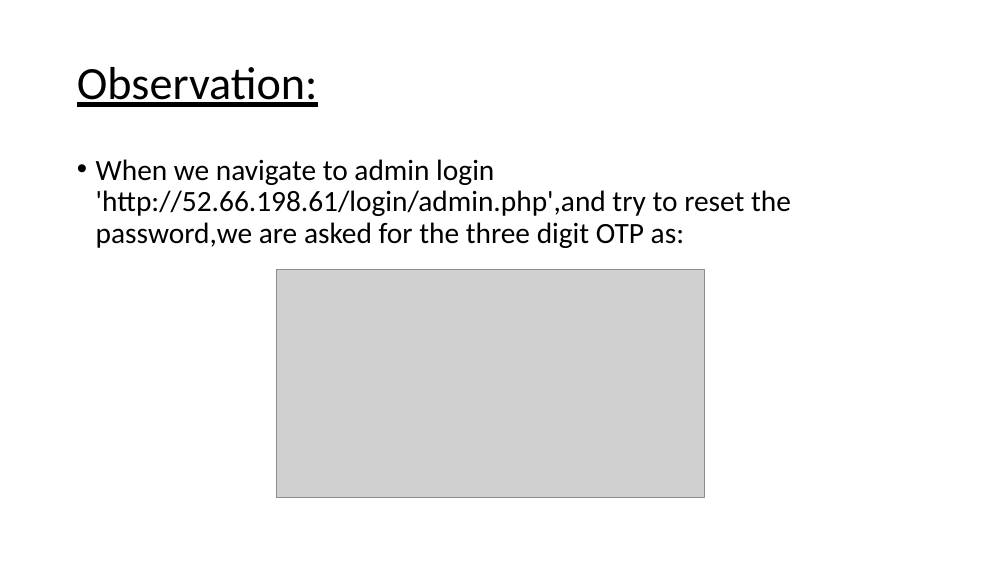
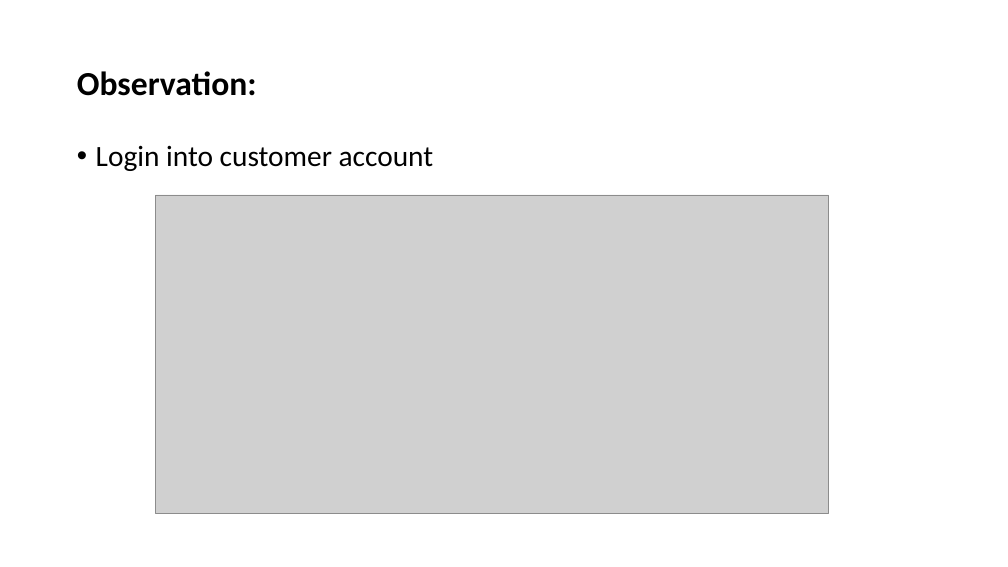
Before and after one commit to RocktimRajkumar/CEH-hack-a-thon, a slide deck: slide 27 of reports/Lifestyle Store/LifeStyle Store Application Reports.pptx. Drawn at 1008x567 pixels with LibreOffice and Linux fonts; fonts in the diff are those of the drawing; grey boxes stand for pictures. Boxes give left, top, right and bottom in pixels: in the first picture for what was removed or moved away, otherwise in the second. Text is boxed around its words. In the diff, an @@ line names an element or a change of style, - is before the commit and + after.

```diff
--- a/reports/Lifestyle Store/LifeStyle Store Application Reports.pptx
+++ b/reports/Lifestyle Store/LifeStyle Store Application Reports.pptx
@@ title "Observation:" at (77, 71, 257, 96): size 44 to 32 pt, bold on, underline off @@
@@ text at (96, 145, 434, 171): text changed @@
-• When we navigate to admin login 'http://52.66.198.61/login/admin.php',and try to reset the password,we are asked for the three digit OTP as:
+• Login into customer account
@@ picture added at (156, 195, 829, 513) @@
@@ picture removed at (276, 269, 705, 497) @@
```
Also in this commit, not shown: 23 other slides changed, 3 slides added, 3 slides removed, 1 other file.
